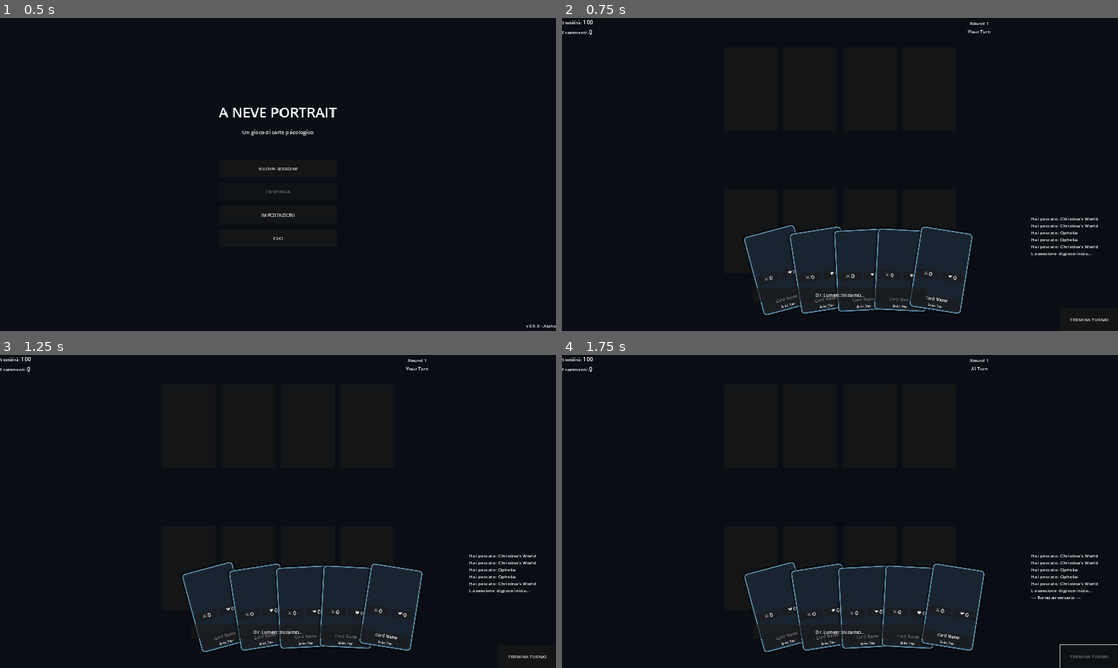
Above: before the commit, frames 1-4 (two rows, left to right).
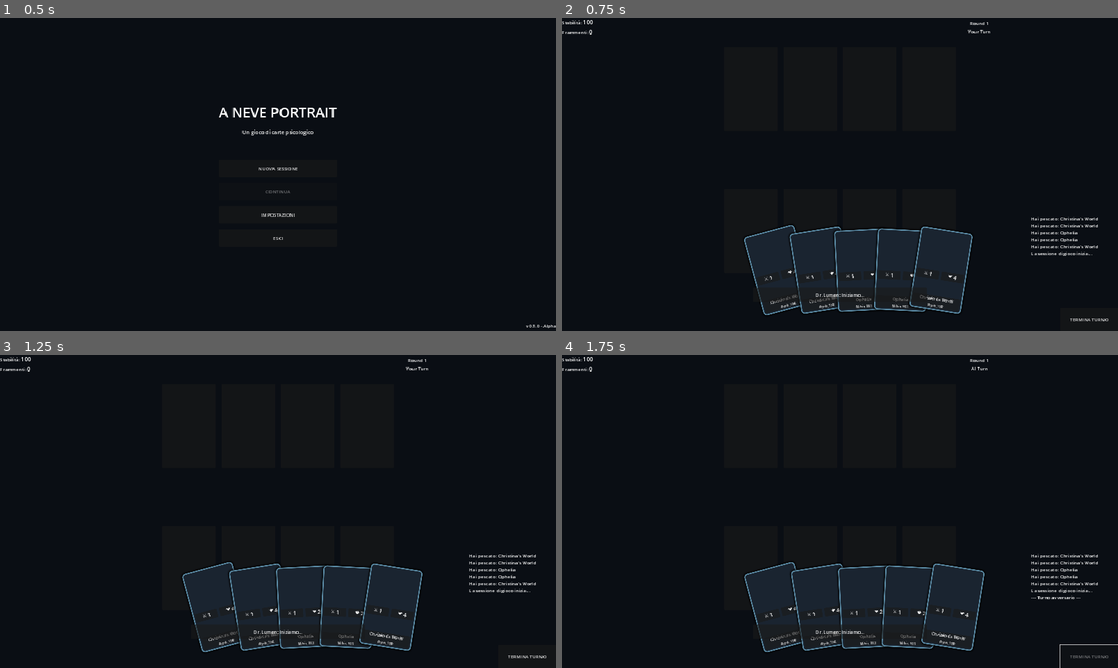
Above: after the commit, the same moments.

Repository: labi05jbjm/Lalbi.github.io
Game: Godot game, scene res://scenes/main/main_menu.tscn
Same seed, same stepped clock (60 frames per second), same inputs: the game is played once before the commit and once after it.
Inputs:
- Up to frame 1 (0.5 s): no input
- Up to frame 2 (0.75 s): click "NUOVA SESSIONE" at 0.5 s
- Up to frame 3 (1.25 s): no input
- Up to frame 4 (1.75 s): click "TERMINA TURNO" at 1.25 s

Frame 1 is identical in both runs. In frame 2, 0.2% of the frame differs, in the area x 37-71%, y 80-93%; in frame 3, 0.3%, in the area x 37-74%, y 80-93%; in frame 4, 0.3%.
Error in both runs: Invalid assignment of property or key 'sigils' with value of type 'Array' on a base object of type 'Resource (CardData)'. (res://scripts/autoload/card_database…

Commit message:
Fix: Risolti problemi di dipendenze critici
Corretti tre problemi principali che impedivano l'apertura del progetto:

1. **card.gd** - Corretti percorsi @onready errati
   - Aggiunto /HBox/ e /VBox/ ai percorsi per match con card.tscn
   - Risolti riferimenti a attack_label, health_label, name_label, artist_label

2. **dialogue_box.tscn** - Creata scena mancante
   - dialogue_box.gd richiedeva una scena con struttura specifica
   - Creato Panel con VBox contenente SpeakerLabel, TextLabel, ContinueButton

3. **audio_manager.gd** - Creazione dinamica bus audio
   - Aggiunta funzione _setup_audio_buses() per creare Music/SFX/Ambient
   - Resa robusta _apply_volume_settings() con controlli bus esistenti
   - Risolti errori al caricamento per bus audio mancanti

Questi fix risolvono gli errori "è pieno di problemi di dipendenze".

Diff:
--- /dev/null
+++ b/neve_portrait_godot/scenes/ui/dialogue_box.tscn
@@ -0,0 +1,45 @@
+[gd_scene load_steps=2 format=3 uid="uid://dialogue_box_001"]
+
+[ext_resource type="Script" path="res://scripts/ui/dialogue_box.gd" id="1"]
+
+[node name="DialogueBox" type="CanvasLayer"]
+script = ExtResource("1")
+
+[node name="DialoguePanel" type="Panel" parent="."]
+anchors_preset = 7
+anchor_left = 0.5
+anchor_top = 1.0
+anchor_right = 0.5
+anchor_bottom = 1.0
+offset_left = -400.0
+offset_top = -200.0
+offset_right = 400.0
+offset_bottom = -20.0
+grow_horizontal = 2
+grow_vertical = 0
+
+[node name="VBox" type="VBoxContainer" parent="DialoguePanel"]
+layout_mode = 1
+anchors_preset = 15
+anchor_right = 1.0
+anchor_bottom = 1.0
+grow_horizontal = 2
+grow_vertical = 2
+theme_override_constants/separation = 10
+
+[node name="SpeakerLabel" type="Label" parent="DialoguePanel/VBox"]
+layout_mode = 2
+theme_override_font_sizes/font_size = 24
+text = "Speaker"
+horizontal_alignment = 1
+
+[node name="TextLabel" type="RichTextLabel" parent="DialoguePanel/VBox"]
+layout_mode = 2
+size_flags_vertical = 3
+bbcode_enabled = true
+text = "Dialogue text goes here..."
+fit_content = true
+
+[node name="ContinueButton" type="Button" parent="DialoguePanel/VBox"]
+layout_mode = 2
+text = "Continua..."
--- a/neve_portrait_godot/scripts/autoload/audio_manager.gd
+++ b/neve_portrait_godot/scripts/autoload/audio_manager.gd
@@ -12,6 +12,9 @@
 var master_volume: float = 1.0
 
 func _ready() -> void:
+	# Setup audio buses if they don't exist
+	_setup_audio_buses()
+
 	# Crea audio players
 	music_player = AudioStreamPlayer.new()
 	music_player.bus = "Music"
@@ -27,6 +30,24 @@
 
 	print("AudioManager: Initialized")
 
+## Setup audio buses
+func _setup_audio_buses() -> void:
+	# Create buses if they don't exist
+	if AudioServer.get_bus_index("Music") == -1:
+		AudioServer.add_bus()
+		AudioServer.set_bus_name(AudioServer.bus_count - 1, "Music")
+		print("AudioManager: Created Music bus")
+
+	if AudioServer.get_bus_index("SFX") == -1:
+		AudioServer.add_bus()
+		AudioServer.set_bus_name(AudioServer.bus_count - 1, "SFX")
+		print("AudioManager: Created SFX bus")
+
+	if AudioServer.get_bus_index("Ambient") == -1:
+		AudioServer.add_bus()
+		AudioServer.set_bus_name(AudioServer.bus_count - 1, "Ambient")
+		print("AudioManager: Created Ambient bus")
+
 ## Inizializza audio (chiamato dopo interazione utente)
 func init() -> void:
 	print("AudioManager: Audio system initialized")
@@ -35,9 +56,17 @@
 
 ## Applica impostazioni volume
 func _apply_volume_settings() -> void:
-	AudioServer.set_bus_volume_db(AudioServer.get_bus_index("Master"), linear_to_db(master_volume))
-	AudioServer.set_bus_volume_db(AudioServer.get_bus_index("Music"), linear_to_db(music_volume))
-	AudioServer.set_bus_volume_db(AudioServer.get_bus_index("SFX"), linear_to_db(sfx_volume))
+	var master_idx = AudioServer.get_bus_index("Master")
+	if master_idx != -1:
+		AudioServer.set_bus_volume_db(master_idx, linear_to_db(master_volume))
+
+	var music_idx = AudioServer.get_bus_index("Music")
+	if music_idx != -1:
+		AudioServer.set_bus_volume_db(music_idx, linear_to_db(music_volume))
+
+	var sfx_idx = AudioServer.get_bus_index("SFX")
+	if sfx_idx != -1:
+		AudioServer.set_bus_volume_db(sfx_idx, linear_to_db(sfx_volume))
 
 ## Musica
 func play_music(stream: AudioStream, fade_in: float = 1.0) -> void:
--- a/neve_portrait_godot/scripts/cards/card.gd
+++ b/neve_portrait_godot/scripts/cards/card.gd
@@ -13,10 +13,10 @@
 ## Riferimenti UI (assegnati nella scena)
 @onready var card_frame: Panel = $CardFrame
 @onready var artwork: TextureRect = $CardFrame/Artwork
-@onready var attack_label: Label = $CardFrame/StatsBar/AttackStat/Value
-@onready var health_label: Label = $CardFrame/StatsBar/HealthStat/Value
-@onready var name_label: Label = $CardFrame/NamePlate/CardName
-@onready var artist_label: Label = $CardFrame/NamePlate/Artist
+@onready var attack_label: Label = $CardFrame/StatsBar/AttackStat/HBox/Value
+@onready var health_label: Label = $CardFrame/StatsBar/HealthStat/HBox/Value
+@onready var name_label: Label = $CardFrame/NamePlate/VBox/CardName
+@onready var artist_label: Label = $CardFrame/NamePlate/VBox/Artist
 @onready var blood_cost_container: HBoxContainer = $CardFrame/BloodCost
 @onready var sigils_container: HBoxContainer = $CardFrame/Sigils
 
